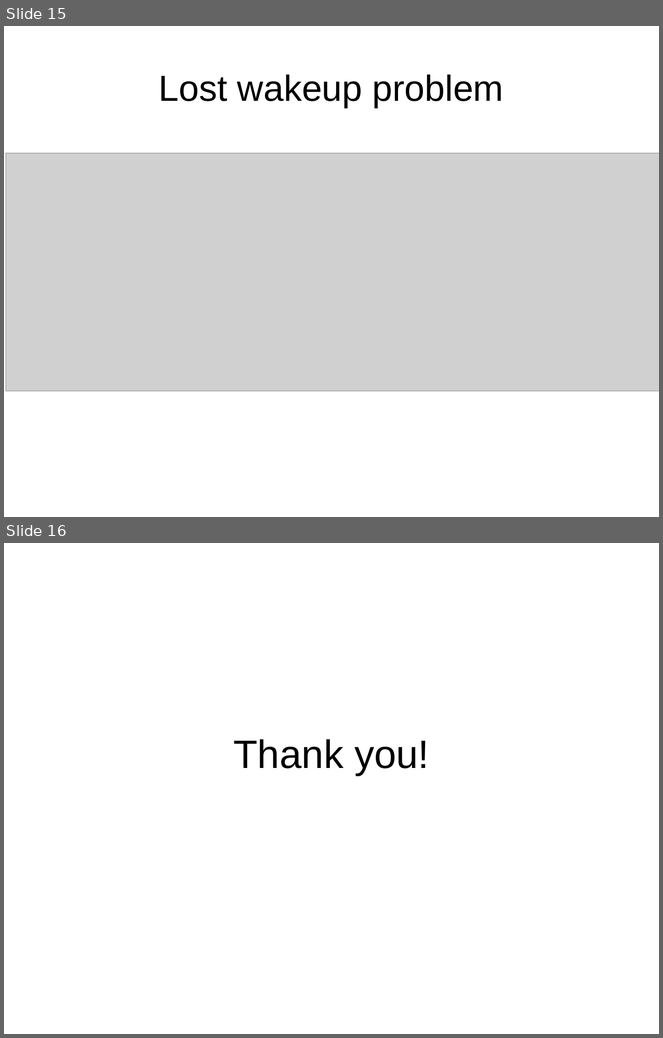
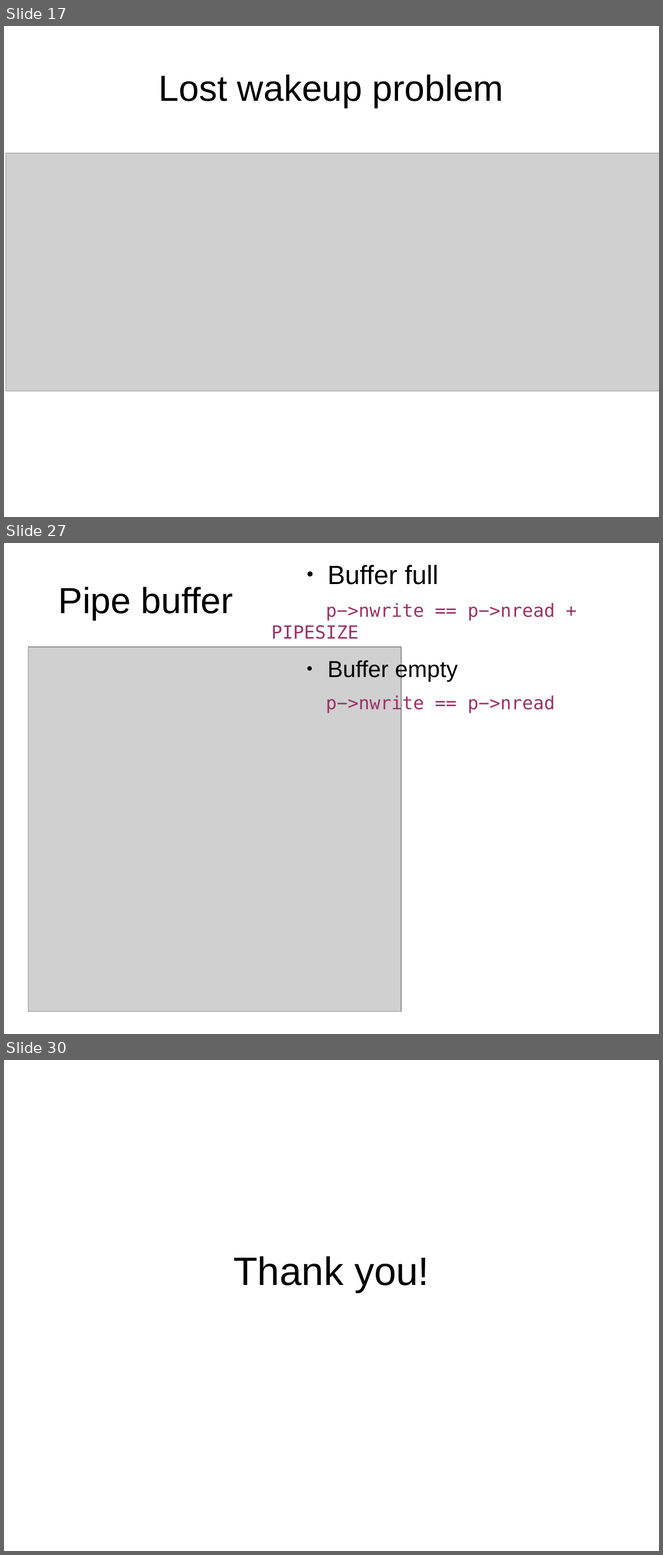
Before and after one commit to antonburtsev/cs5460, a slide deck: lectures/lecture16-locking-part2/lecture16-locking-part2.odp. Shown one above the other, each under a label of ours: slides 15 and 16 before the commit, slides 17, 27 and 30 after it; the slides between them are not shown. The pictures are 663x1038 and 663x1555 pixels, drawn with LibreOffice and Linux fonts; fonts in the diff are those of the drawing; grey boxes stand for pictures. Boxes give left, top, right and bottom in pixels: in the first picture for what was removed or moved away, otherwise in the second. Text is boxed around its words. In the diff, an @@ line names an element or a change of style, - is before the commit and + after.

```diff
--- a/lectures/lecture16-locking-part2/lecture16-locking-part2.odp
+++ b/lectures/lecture16-locking-part2/lecture16-locking-part2.odp
@@ slide 27 added at <box>4,543,659,1034</box>, background #FFFFFF @@
@@ text added at <box>271,565,555,714</box>, 22 pt, text #993366 @@
+  ● Buffer full
+p−>nwrite == p−>nread + PIPESIZE
+  ● Buffer empty
+p−>nwrite == p−>nread
@@ title added at <box>59,587,233,620</box>, 44 pt, text #000000 @@
+Pipe buffer
@@ picture added at <box>28,647,402,1012</box> @@
@@ what was slide 15 is now slide 17 @@
@@ what was slide 16 is now slide 30 @@
```
Also in this commit, not shown: 4 slides changed, 13 other slides added, 2 other files.
